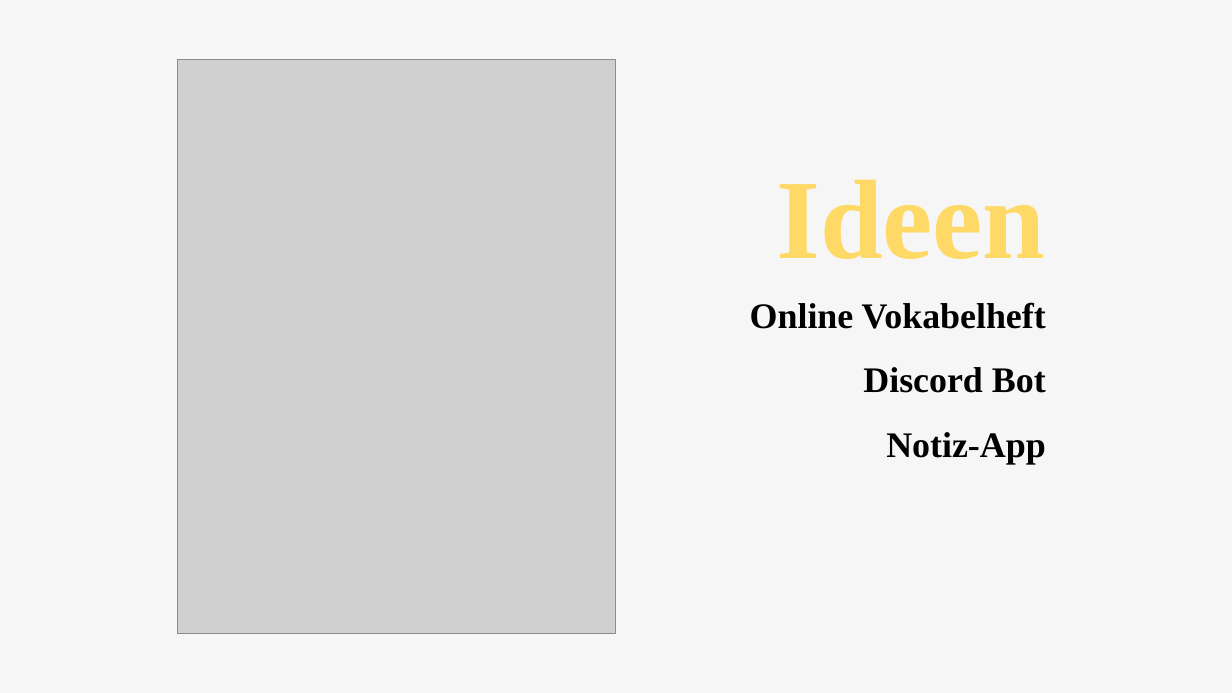
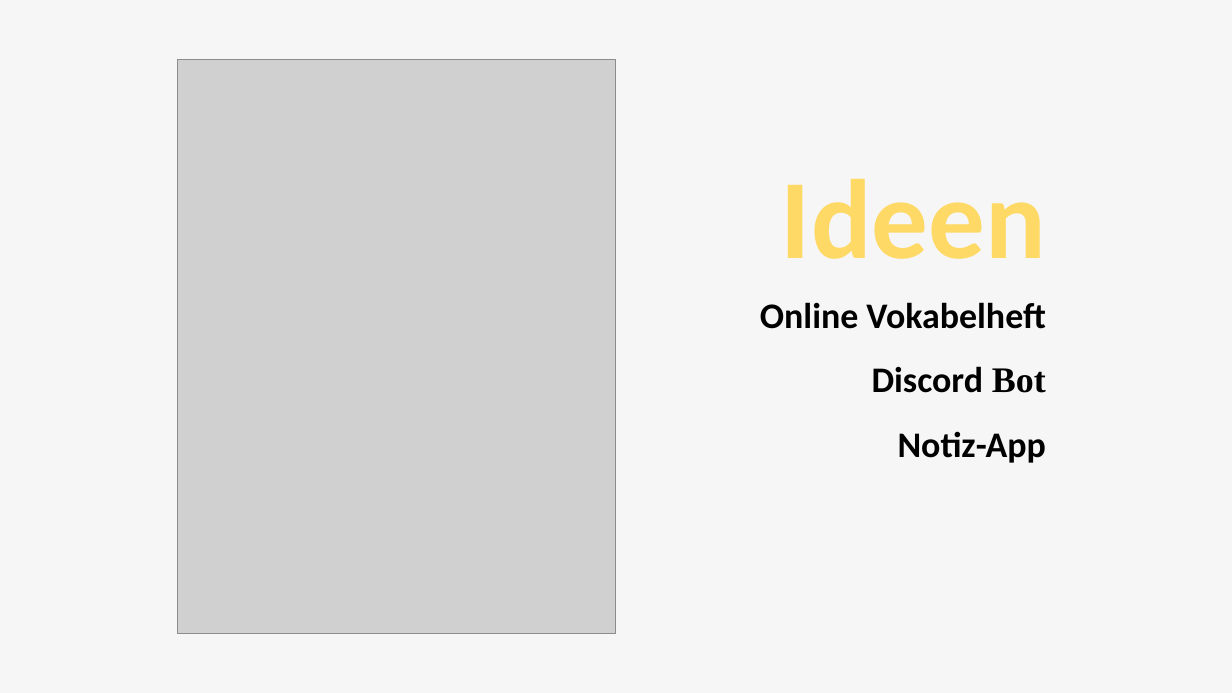
Before and after one commit to CptCringe/SYPProjekt, a slide deck: slide 4 of Präsentation/SPY-Projekt-Ideen.pptx. Drawn at 1232x693 pixels with LibreOffice and Linux fonts; fonts in the diff are those of the drawing; grey boxes stand for pictures; background and template pictures are left out. Boxes give left, top, right and bottom in pixels: in the first picture for what was removed or moved away, otherwise in the second. Text is boxed around its words. In the diff, an @@ line names an element or a change of style, - is before the commit and + after.

```diff
--- a/Präsentation/SPY-Projekt-Ideen.pptx
+++ b/Präsentation/SPY-Projekt-Ideen.pptx
@@ font Times New Roman to Calibri in 3 elements at [781,179,1046,259], [898,431,1046,463], [760,302,1045,329] @@
@@ text "Online Vokabelheft": place and size @@
-text "Online Vokabelheft" at [750,302,1046,329]
+text "Online Vokabelheft" at [760,302,1045,329]
@@ text "Discord Bot": place and size @@
-text "Discord Bot" at [863,367,1046,393]
+text "Discord Bot" at [872,366,1046,393]
@@ text "Discord Bot" at [872,366,1046,393]: font Times New Roman to Calibri in "Discord" @@
@@ text "Notiz-App": place and size @@
-text "Notiz-App" at [886,432,1045,465]
+text "Notiz-App" at [898,431,1046,463]
```
Also in this commit, not shown: 7 other slides changed, 1 slide added, 1 slide removed.
